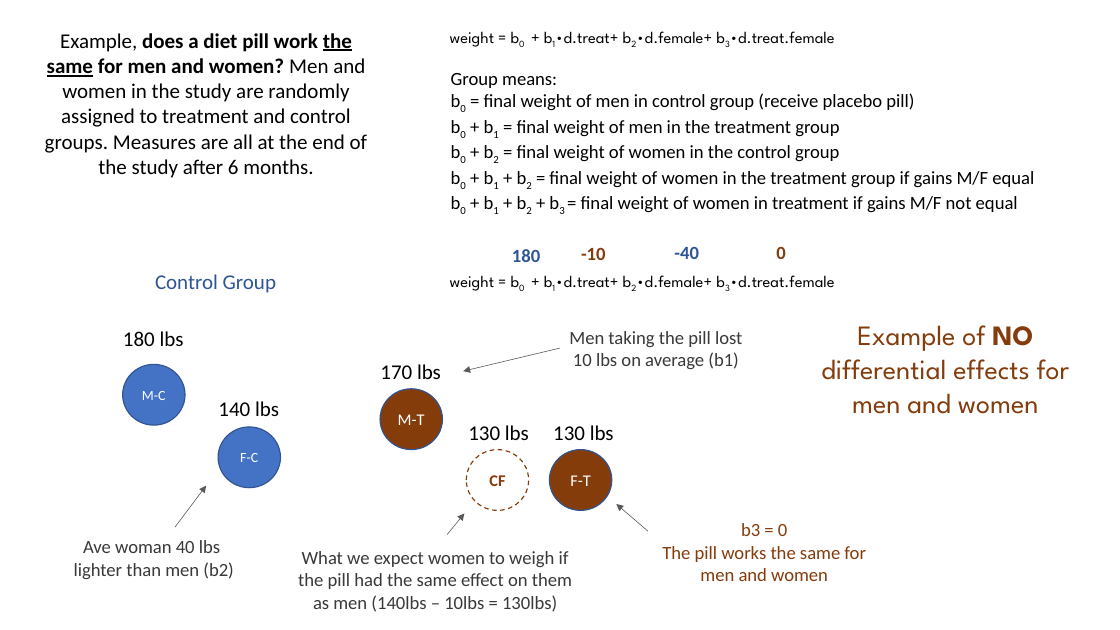
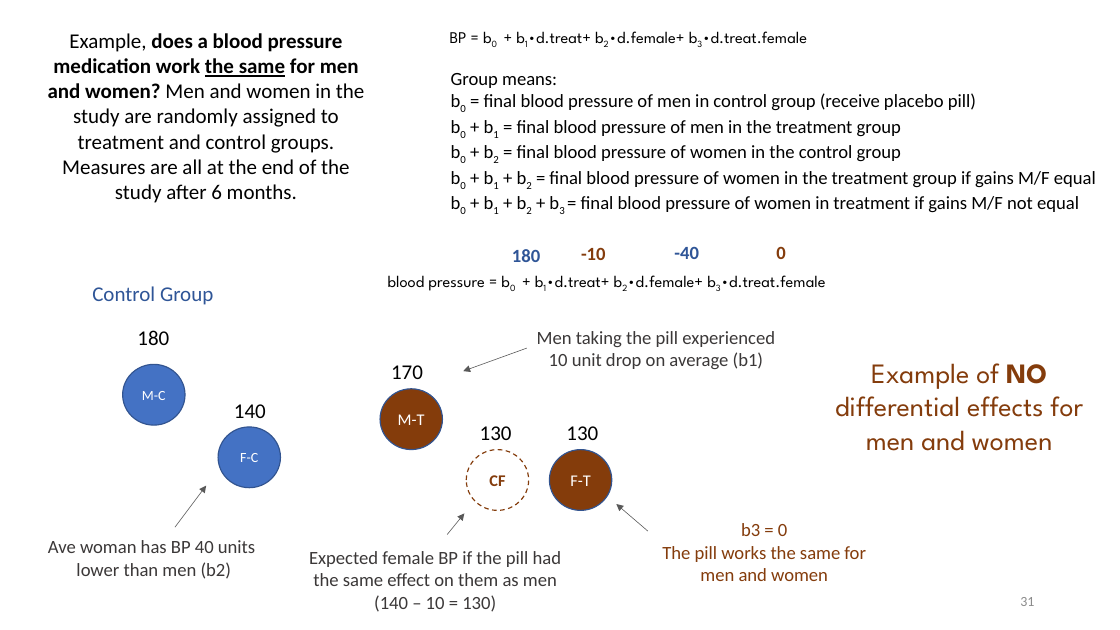
Before and after one commit to Watts-College/cpp-523-fall-2021, a slide deck: slide 31 of lectures/hypotheses-tests-with-dummy-variables.pptx (slide 28 before the commit). Drawn at 1120x630 pixels with LibreOffice and Linux fonts; fonts in the diff are those of the drawing. Boxes give left, top, right and bottom in pixels: in the first picture for what was removed or moved away, otherwise in the second. Text is boxed around its words. In the diff, an @@ line names an element or a change of style, - is before the commit and + after.

```diff
--- a/lectures/hypotheses-tests-with-dummy-variables.pptx
+++ b/lectures/hypotheses-tests-with-dummy-variables.pptx
@@ text at [48, 33, 364, 203]: text changed @@
-Example, does a diet pill work the same for men and women? Men and women in the study are randomly assigned to treatment and control groups. Measures are all at the end of the study after 6 months.
+Example, does a blood pressure medication work the same for men and women? Men and women in the study are randomly assigned to treatment and control groups. Measures are all at the end of the study after 6 months.
@@ text at [450, 31, 807, 43]: text changed @@
-weight = b0 + b1∙d.treat+ b2∙d.female+ b3∙d.treat.female
+BP = b0 + b1∙d.treat+ b2∙d.female+ b3∙d.treat.female
@@ text at [484, 93, 1096, 213]: text changed @@
-b0 = final weight of men in control group (receive placebo pill)
-b0 + b1 = final weight of men in the treatment group
-b0 + b2 = final weight of women in the control group
-b0 + b1 + b2 = final weight of women in the treatment group if gains M/F equal
-b0 + b1 + b2 + b3 = final weight of women in treatment if gains M/F not equal
+b0 = final blood pressure of men in control group (receive placebo pill)
+b0 + b1 = final blood pressure of men in the treatment group
+b0 + b2 = final blood pressure of women in the control group
+b0 + b1 + b2 = final blood pressure of women in the treatment group if gains M/F equal
+b0 + b1 + b2 + b3 = final blood pressure of women in treatment if gains M/F not equal
@@ text "Control Group": place and size @@
-text "Control Group" at [155, 274, 276, 293]
+text "Control Group" at [92, 286, 213, 305]
@@ text at [388, 275, 826, 291]: text changed @@
-weight = b0 + b1∙d.treat+ b2∙d.female+ b3∙d.treat.female
+blood pressure = b0 + b1∙d.treat+ b2∙d.female+ b3∙d.treat.female
@@ text at [137, 330, 169, 345]: text changed @@
-180 lbs
+180
@@ arrow moved from (560, 348) - (463, 371) to (527, 348) - (463, 371) @@
@@ text at [537, 331, 775, 369]: text changed @@
-Men taking the pill lost
-10 lbs on average (b1)
+Men taking the pill experienced
+10 unit drop on average (b1)
@@ text "Example of NO differential effects ...": place and size @@
-text "Example of NO differential effects ..." at [821, 325, 1070, 414]
+text "Example of NO differential effects ..." at [835, 363, 1083, 451]
@@ text at [391, 365, 423, 379]: text changed @@
-170 lbs
+170
@@ text at [234, 404, 266, 418]: text changed @@
-140 lbs
+140
@@ text at [480, 426, 512, 440]: text changed @@
-130 lbs
+130
@@ text at [566, 426, 598, 440]: text changed @@
-130 lbs
+130
@@ text at [48, 540, 255, 579]: text changed @@
-Ave woman 40 lbs
-lighter than men (b2)
+Ave woman has BP 40 units
+lower than men (b2)
@@ text at [309, 551, 561, 612]: text changed @@
-What we expect women to weigh if the pill had the same effect on them as men (140lbs – 10lbs = 130lbs)
+Expected female BP if the pill had the same effect on them as men (140 – 10 = 130)
@@ page number added at [1020, 597, 1034, 606], 12 pt, text #8C8C8C @@
+31
```
Also in this commit, not shown: 31 other slides changed, 3 slides added, 1 other file.
